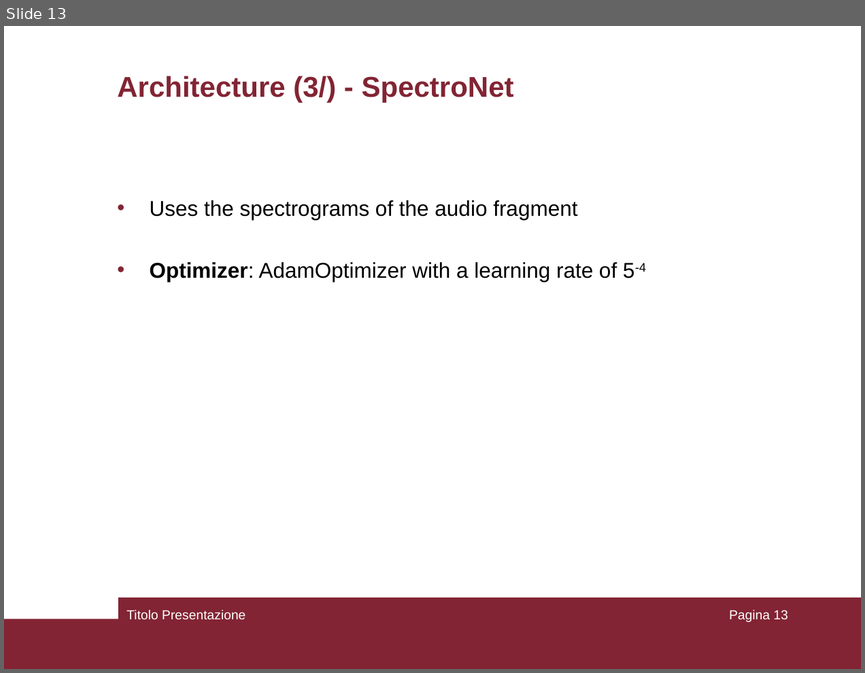
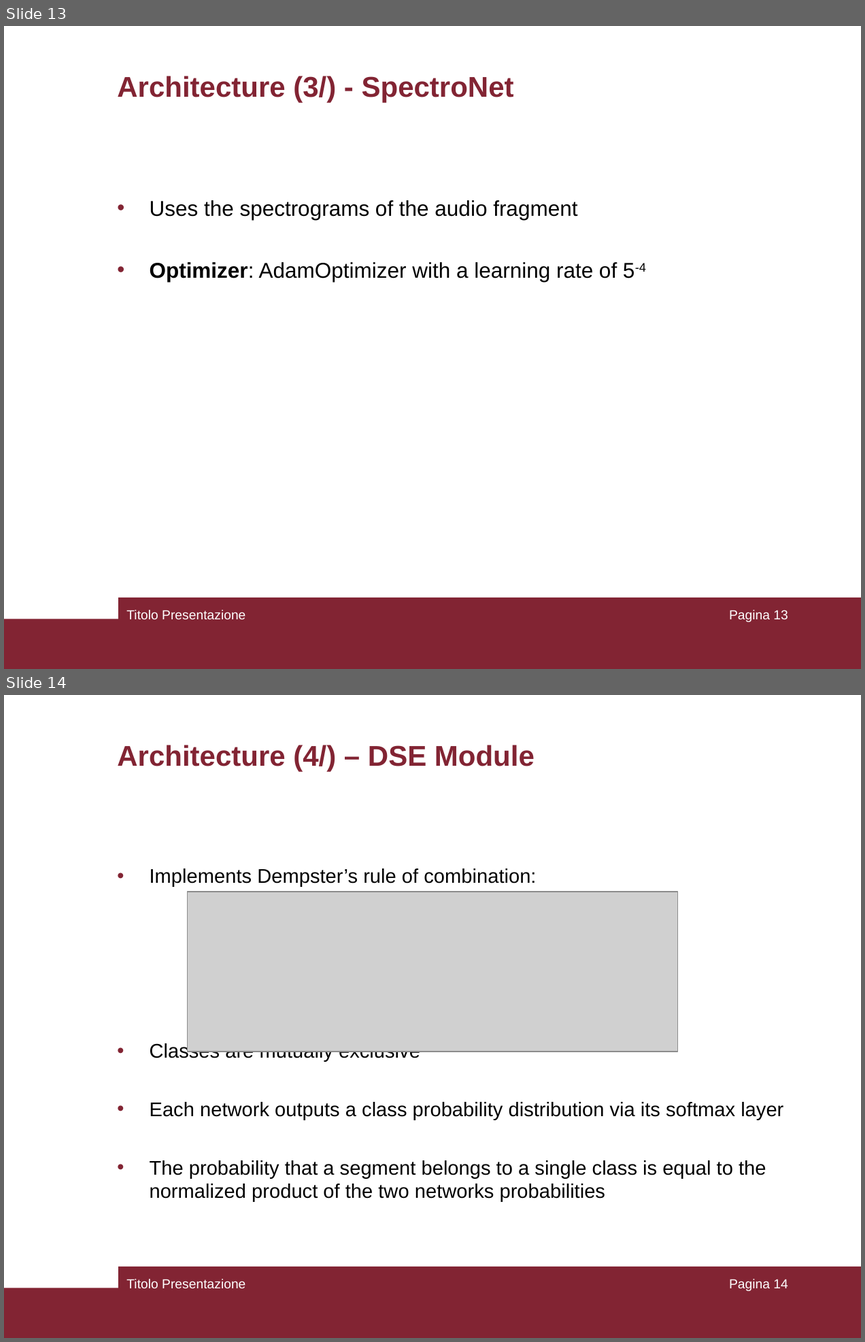
Before and after one commit to AndMastro/WreckingNet, a slide deck: docs/presentations/Presentation.ppt. Shown one above the other, each under a label of ours: slide 13 before the commit, slides 13 and 14 after it. The pictures are 865x673 and 865x1342 pixels, drawn with LibreOffice and Linux fonts; fonts in the diff are those of the drawing; grey boxes stand for pictures. Boxes give left, top, right and bottom in pixels: in the first picture for what was removed or moved away, otherwise in the second. Text is boxed around its words. In the diff, an @@ line names an element or a change of style, - is before the commit and + after.

```diff
--- a/docs/presentations/Presentation.ppt
+++ b/docs/presentations/Presentation.ppt
@@ slide 14 added at box(4, 695, 861, 1338), background #FFFFFF; not listed: 2 template elements that a slide beside it also shows @@
@@ title added at box(117, 745, 534, 772), 24 pt, text #822433, bold @@
+Architecture (4/) – DSE Module
@@ text added at box(150, 868, 783, 1202), 16.6 pt, text #000000 @@
+• Implements Dempster’s rule of combination:
+• Classes are mutually exclusive
+• Each network outputs a class probability distribution via its softmax layer
+• The probability that a segment belongs to a single class is equal to the normalized product of the two networks probabilities
@@ picture added at box(188, 892, 677, 1051) @@
@@ text added at box(126, 1278, 245, 1288), 11 pt, text #FFFFFF @@
+Titolo Presentazione
@@ page number added at box(729, 1278, 787, 1291), 11 pt, text #FFFFFF @@
+Pagina 14
```
Also in this commit, not shown: 1 slide changed, 1 other file.
